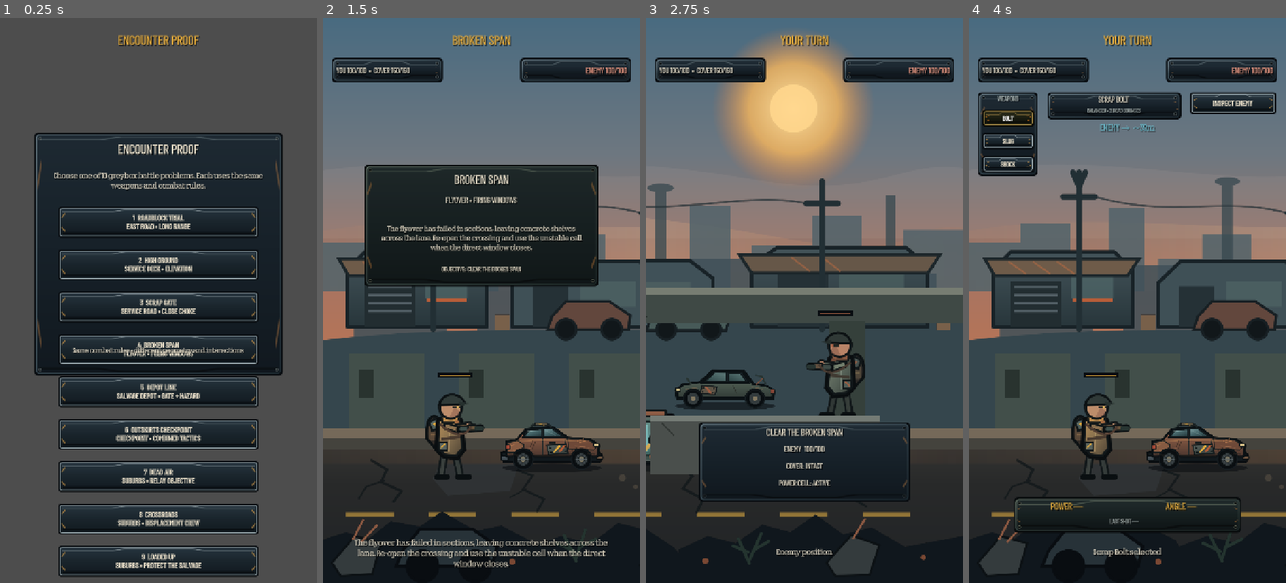
Above: before the commit, frames 1-4 (left to right).
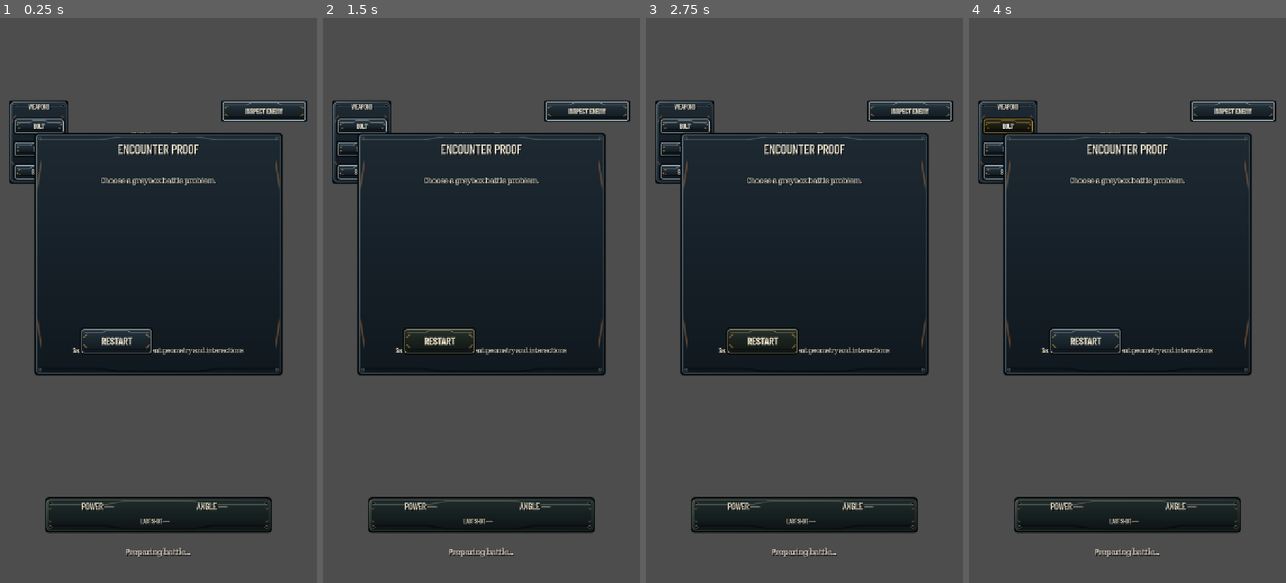
Above: after the commit, the same moments.

Repository: phantompixel-developer/FortKnocks
Game: Godot game, scene res://game/battle/battle.tscn
Two runs of this game, one before a commit and one after it. Both use one fixed random seed, a clock stepped at 60 frames per second and the inputs below. This scene is started directly instead of the project's main scene.
Inputs (mouse positions are in pixels of both pictures, inside the frame that each line leads up to):
- Up to frame 1 (0.25 s): no input
- Up to frame 2 (1.5 s): click (440, 340) at 0.5 s, where only the run after the commit has a clickable "RESTART"; click (440, 340) at 1.25 s, where only the run after the commit has a clickable "RESTART"
- Up to frame 3 (2.75 s): click (763, 340) at 2 s, where only the run after the commit has a clickable "RESTART"
- Up to frame 4 (4 s): click (1232, 108) at 2.75 s, where only the run after the commit has a clickable "INSPECT ENEMY"; click (1007, 125) at 3.5 s, where only the run after the commit has a clickable "BOLT"

The runs differ from the first frame. In frame 1, 23% of the frame differs, in the area x 2-97%, y 3-99%; in frame 2, 67%; in frame 3, 81%, in the area x 0-100%, y 0-100%; in frame 4, 77%.
Error after the commit: Cannot call method 'add_theme_color_override' on a null value. (res://game/battle/battle_controller.gd:146)

Commit message:
feat: complete battle HUD status presentation

Diff:
--- a/game/battle/battle.tscn
+++ b/game/battle/battle.tscn
@@ -130,70 +130,168 @@
 layout_mode = 0
 offset_left = 18.0
 offset_top = 88.0
-offset_right = 274.0
-offset_bottom = 148.0
+offset_right = 292.0
+offset_bottom = 174.0
 mouse_filter = 2
 color = Color(0.055, 0.085, 0.105, 0.94)
 
+[node name="HealthLabel" type="Label" parent="HUD/Root/PlayerStatusCard"]
+layout_mode = 0
+offset_left = 12.0
+offset_top = 7.0
+offset_right = 262.0
+offset_bottom = 29.0
+theme_override_font_sizes/font_size = 17
+text = "YOU 100/100"
+vertical_alignment = 1
+mouse_filter = 2
+
+[node name="HealthBarBack" type="ColorRect" parent="HUD/Root/PlayerStatusCard"]
+layout_mode = 0
+offset_left = 12.0
+offset_top = 31.0
+offset_right = 262.0
+offset_bottom = 39.0
+mouse_filter = 2
+color = Color(0.035, 0.045, 0.052, 0.94)
+
+[node name="HealthBarFill" type="ColorRect" parent="HUD/Root/PlayerStatusCard"]
+layout_mode = 0
+offset_left = 12.0
+offset_top = 31.0
+offset_right = 262.0
+offset_bottom = 39.0
+mouse_filter = 2
+color = Color(0.906, 0.678, 0.235, 1)
+
+[node name="CoverLabel" type="Label" parent="HUD/Root/PlayerStatusCard"]
+layout_mode = 0
+offset_left = 12.0
+offset_top = 43.0
+offset_right = 262.0
+offset_bottom = 62.0
+theme_override_font_sizes/font_size = 13
+text = "COVER 150/150"
+vertical_alignment = 1
+mouse_filter = 2
+
+[node name="CoverBarBack" type="ColorRect" parent="HUD/Root/PlayerStatusCard"]
+layout_mode = 0
+offset_left = 12.0
+offset_top = 65.0
+offset_right = 262.0
+offset_bottom = 73.0
+mouse_filter = 2
+color = Color(0.035, 0.045, 0.052, 0.94)
+
+[node name="CoverBarFill" type="ColorRect" parent="HUD/Root/PlayerStatusCard"]
+layout_mode = 0
+offset_left = 12.0
+offset_top = 65.0
+offset_right = 262.0
+offset_bottom = 73.0
+mouse_filter = 2
+color = Color(0.365, 0.569, 0.557, 1)
+
 [node name="EnemyStatusCard" type="ColorRect" parent="HUD/Root"]
 layout_mode = 0
-offset_left = 446.0
+offset_left = 428.0
 offset_top = 88.0
 offset_right = 702.0
-offset_bottom = 148.0
+offset_bottom = 174.0
 mouse_filter = 2
 color = Color(0.055, 0.085, 0.105, 0.94)
 
-[node name="TurnLabel" type="Label" parent="HUD/Root"]
-layout_mode = 0
-offset_left = 214.0
-offset_top = 28.0
-offset_right = 506.0
-offset_bottom = 72.0
-theme_override_font_sizes/font_size = 28
-text = "FORT KNOCKS"
-horizontal_alignment = 1
-vertical_alignment = 1
-
-[node name="HealthLabel" type="Label" parent="HUD/Root"]
-layout_mode = 0
-offset_left = 30.0
-offset_top = 101.0
-offset_right = 262.0
-offset_bottom = 137.0
-theme_override_font_sizes/font_size = 16
-text = "YOU 100/100  •  COVER 150/150"
-vertical_alignment = 1
-
-[node name="EnemyHealthLabel" type="Label" parent="HUD/Root"]
-layout_mode = 0
-offset_left = 458.0
-offset_top = 101.0
-offset_right = 690.0
-offset_bottom = 137.0
-theme_override_font_sizes/font_size = 18
+[node name="HealthLabel" type="Label" parent="HUD/Root/EnemyStatusCard"]
+layout_mode = 0
+offset_left = 12.0
+offset_top = 7.0
+offset_right = 262.0
+offset_bottom = 29.0
+theme_override_font_sizes/font_size = 17
 text = "ENEMY 100/100"
 horizontal_alignment = 2
 vertical_alignment = 1
+mouse_filter = 2
+
+[node name="HealthBarBack" type="ColorRect" parent="HUD/Root/EnemyStatusCard"]
+layout_mode = 0
+offset_left = 12.0
+offset_top = 31.0
+offset_right = 262.0
+offset_bottom = 39.0
+mouse_filter = 2
+color = Color(0.035, 0.045, 0.052, 0.94)
+
+[node name="HealthBarFill" type="ColorRect" parent="HUD/Root/EnemyStatusCard"]
+layout_mode = 0
+offset_left = 12.0
+offset_top = 31.0
+offset_right = 262.0
+offset_bottom = 39.0
+mouse_filter = 2
+color = Color(0.847, 0.353, 0.247, 1)
+
+[node name="CoverLabel" type="Label" parent="HUD/Root/EnemyStatusCard"]
+layout_mode = 0
+offset_left = 12.0
+offset_top = 43.0
+offset_right = 262.0
+offset_bottom = 62.0
+theme_override_font_sizes/font_size = 13
+text = "COVER 150/150"
+horizontal_alignment = 2
+vertical_alignment = 1
+mouse_filter = 2
+
+[node name="CoverBarBack" type="ColorRect" parent="HUD/Root/EnemyStatusCard"]
+layout_mode = 0
+offset_left = 12.0
+offset_top = 65.0
+offset_right = 262.0
+offset_bottom = 73.0
+mouse_filter = 2
+color = Color(0.035, 0.045, 0.052, 0.94)
+
+[node name="CoverBarFill" type="ColorRect" parent="HUD/Root/EnemyStatusCard"]
+layout_mode = 0
+offset_left = 12.0
+offset_top = 65.0
+offset_right = 262.0
+offset_bottom = 73.0
+mouse_filter = 2
+color = Color(0.714, 0.361, 0.212, 1)
+
+[node name="FeedbackPlate" type="ColorRect" parent="HUD/Root"]
+visible = false
+layout_mode = 0
+offset_left = 176.0
+offset_top = 346.0
+offset_right = 544.0
+offset_bottom = 414.0
+pivot_offset = Vector2(184, 34)
+mouse_filter = 2
+color = Color(0.105, 0.115, 0.108, 0.92)
 
 [node name="FeedbackLabel" type="Label" parent="HUD/Root"]
 layout_mode = 0
-offset_left = 160.0
-offset_top = 360.0
-offset_right = 560.0
-offset_bottom = 420.0
-pivot_offset = Vector2(200, 30)
-theme_override_font_sizes/font_size = 34
+offset_left = 190.0
+offset_top = 354.0
+offset_right = 530.0
+offset_bottom = 404.0
+pivot_offset = Vector2(170, 25)
+theme_override_font_sizes/font_size = 31
 text = "DIRECT HIT"
 horizontal_alignment = 1
+vertical_alignment = 1
 mouse_filter = 2
 
 [node name="InspectButton" type="Button" parent="HUD/Root"]
 layout_mode = 0
 offset_left = 500.0
-offset_top = 166.0
+offset_top = 184.0
 offset_right = 700.0
-offset_bottom = 220.0
+offset_bottom = 238.0
 mouse_filter = 0
 theme_override_font_sizes/font_size = 15
 text = "INSPECT ENEMY"
@@ -201,9 +299,9 @@
 [node name="EnemyLocatorLabel" type="Label" parent="HUD/Root"]
 layout_mode = 0
 offset_left = 198.0
-offset_top = 236.0
+offset_top = 254.0
 offset_right = 522.0
-offset_bottom = 274.0
+offset_bottom = 292.0
 theme_override_font_sizes/font_size = 19
 text = "ENEMY →  ~39m"
 horizontal_alignment = 1
@@ -212,9 +310,9 @@
 [node name="WeaponTray" type="ColorRect" parent="HUD/Root"]
 layout_mode = 0
 offset_left = 18.0
-offset_top = 166.0
+offset_top = 184.0
 offset_right = 158.0
-offset_bottom = 360.0
+offset_bottom = 378.0
 mouse_filter = 2
 color = Color(0.105, 0.115, 0.108, 0.88)
 
@@ -263,9 +361,9 @@
 visible = false
 layout_mode = 0
 offset_left = 176.0
-offset_top = 166.0
+offset_top = 184.0
 offset_right = 484.0
-offset_bottom = 232.0
+offset_bottom = 250.0
 mouse_filter = 2
 color = Color(0.105, 0.115, 0.108, 0.9)
 
